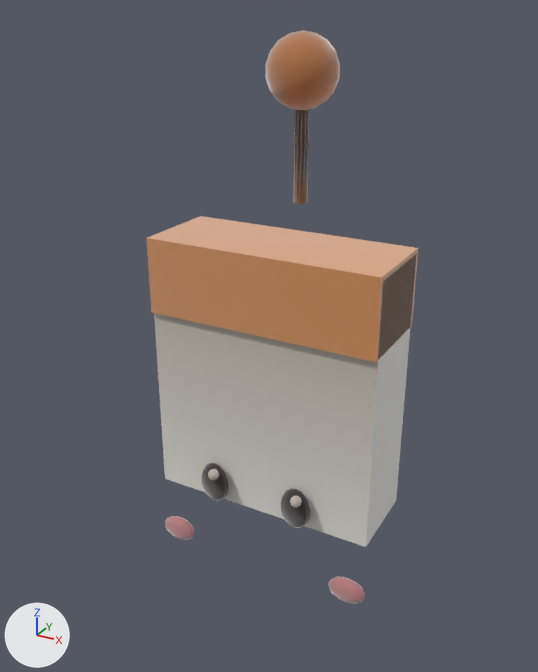
An edit to the glTF model assets/models/pets/pd3c2351a.glb, drawn before and after from the same camera.
Before and after are seen from a 50 mm camera at (0.372, -0.7, 0.581) aimed at (-0.01, -0.006, 0.234). Every picture has the same lights, and +X, +Y and +Z are marked at lower left. The first picture is the older version. Vertices at exactly the same position are counted once.

The older version as bpy lines, for what is in view:
```python
me_pet_pd3c2351a = bpy.data.meshes.new('pet_pd3c2351a')
me_pet_pd3c2351a.from_pydata(...)  # 735 vertices, 1416 faces; spans x -0.143..0.143, y -0.08..0.089, z -0.066..0.56
# faces by material slot: [12, 204, 384, 384, 384, 48]
me_pet_pd3c2351a.materials.append(mat_clay__fffdf4_0_85)
me_pet_pd3c2351a.materials.append(mat_clay__f0a05c_0_85)
me_pet_pd3c2351a.materials.append(mat_clay__4a4046_0_85)
me_pet_pd3c2351a.materials.append(mat_clay__ffffff_0_85)
me_pet_pd3c2351a.materials.append(mat_clay__ffb3c1_0_85)
me_pet_pd3c2351a.materials.append(mat_clay__8a6844_0_85)
ob_pet_pd3c2351a = bpy.data.objects.new('pet_pd3c2351a', me_pet_pd3c2351a)
ob_pet_pd3c2351a.location = (0.0, 0.0, 0.0)
```
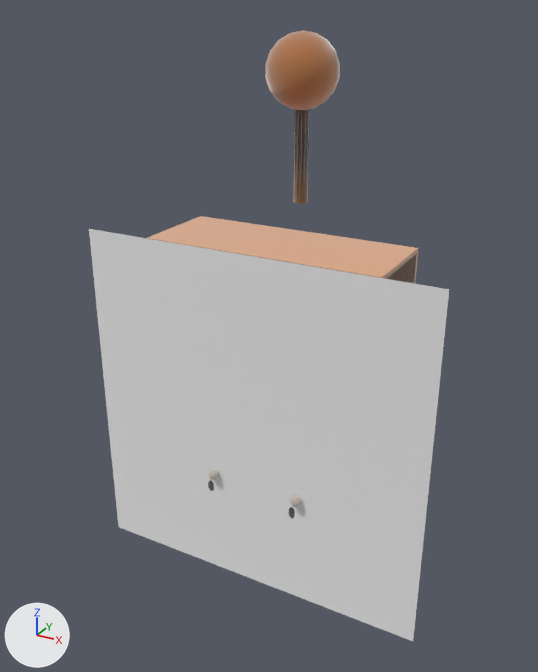
Boxes [x1, y1, x2, y2] around the edits, measured in the pictures (538 x 672 px):
'pet_pd3c2351a', reshaped (32% wider, 6% taller): before [146, 30, 418, 604]; after [89, 30, 449, 641]
part 1 of me_pet_pd3c2351a, added: after [89, 229, 449, 641]
part 2 of me_pet_pd3c2351a, edited (looks the same): [147, 110, 418, 284] in both

Edits to the bpy script that builds the scene:
```text
Add mat_clay__ffffff_0_9:
    mat_clay__ffffff_0_9 = bpy.data.materials.new('clay_#ffffff_0.9_-')
    mat_clay__ffffff_0_9.use_nodes = True; mat_clay__ffffff_0_9.node_tree.nodes.clear()
    _N = mat_clay__ffffff_0_9.node_tree.nodes; _L = mat_clay__ffffff_0_9.node_tree.links
    n0 = _N.new('ShaderNodeBsdfPrincipled'); n0.name = 'Principled BSDF'
    n0.inputs[2].default_value = 0.9  # 'Roughness'
    n0.inputs[24].default_value = 1.0  # 'Sheen Weight'
    n1 = _N.new('ShaderNodeOutputMaterial'); n1.name = 'Material Output'
    n2 = _N.new('ShaderNodeVertexColor'); n2.name = 'Color Attribute'
    _L.new(n0.outputs[0], n1.inputs[0])  # 'BSDF' to 'Surface'
    _L.new(n2.outputs[0], n0.inputs[0])  # 'Color' to 'Base Color'
Change me_pet_pd3c2351a:
    used by ob_pet_pd3c2351a; location = (0.0, 0.0, 0.0)
    verts and faces of me_pet_pd3c2351a; kept vertices keep their numbers, new ones are numbered from 735
    remove me_pet_pd3c2351a.from_pydata(...)  # 735 vertices, 1416 faces; spans x -0.143..0.143, y -0.08..0.089, z -0.066..0.56
    add me_pet_pd3c2351a.from_pydata(...)  # 739 vertices, 1418 faces; spans x -0.21..0.21, y -0.08..0.089, z -0.07..0.56
    me_pet_pd3c2351a part 1
    add verts[735] = (-0.21, -0.07, -0.07)  # pixel (118, 526)
    add verts[736] = (0.21, -0.07, -0.07)  # pixel (413, 641)
    add verts[737] = (0.21, -0.07, 0.35)  # pixel (449, 289)
    add verts[738] = (-0.21, -0.07, 0.35)  # pixel (88, 228)
    add faces += [(735, 736, 737), (735, 737, 738)]  # mat_clay__ffffff_0_9
    me_pet_pd3c2351a part 2: 36 kept faces spanning x -0.14..0.14, y -0.055..0.058, z 0.02..0.5 get new vertex colours; the middle colour goes from light grey #cbc8c4 to light grey #c6c1bc
    add me_pet_pd3c2351a.materials.append(mat_clay__ffffff_0_9)
```
